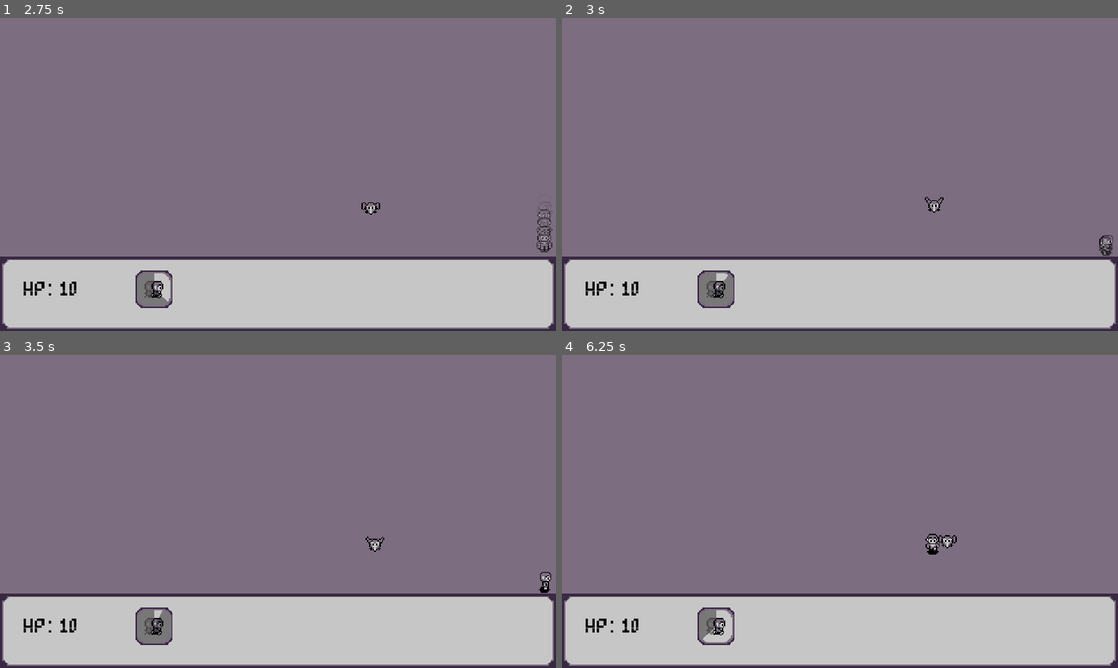
Above: before the commit, frames 1-4 (two rows, left to right).
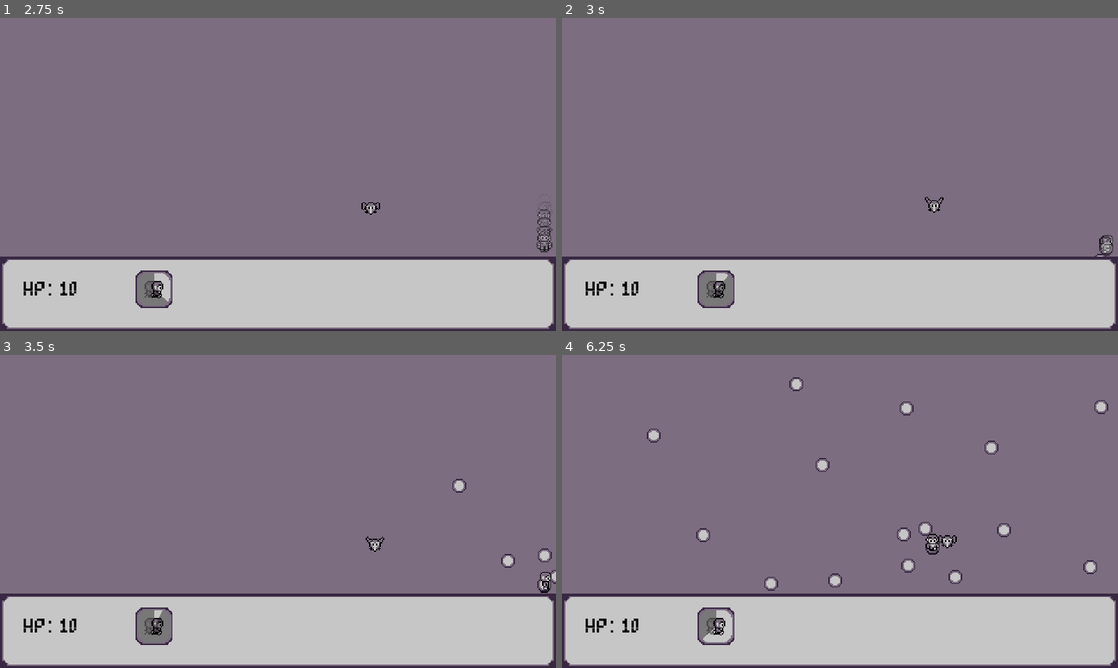
Above: after the commit, the same moments.

Repository: SantiagoBoscan07/Project-Cypher
Game: Godot game, scene res://Scenes/Menu/menu.tscn
Two runs of this game, one before a commit and one after it. Both use one fixed random seed, a clock stepped at 60 frames per second and the inputs below.
Inputs (mouse positions are in pixels of both pictures, inside the frame that each line leads up to):
- Up to frame 1 (2.75 s): click "Play Game" at 0.5 s; tap Enter at 1.25 s; move the mouse to (400, 158) at 1.27 s; hold Right (moveRight) 1.28-2.03 s; tap E (decipher) at 1.35, 2.3 s; click (400, 158) at 1.42 s; move the mouse to (166, 190) at 2.02 s; hold Down (moveDown) from 2.03 s (still down); tap Shift (dash) at 2.1 s
- Up to frame 2 (3 s): move the mouse to (895, 105) at 2.77 s; release Down (moveDown) at 2.78 s; hold Right (moveRight) from 2.78 s (still down); tap E (decipher) at 2.85 s
- Up to frame 3 (3.5 s): keep holding Right (moveRight)
- Up to frame 4 (6.25 s): move the mouse to (812, 574) at 3.52 s; release Right (moveRight) at 3.53 s; hold Up (moveUp) 3.53-4.28 s; tap Space (shoot) at 3.6 s; click (812, 574) at 3.67 s; tap E (decipher) at 3.8, 4.55, 5.1, 6.05 s; move the mouse to (1006, 558) at 4.27 s; hold Left (moveLeft) 4.28-5.78 s; tap Q (shuffle) at 4.35 s; move the mouse to (673, 464) at 5.02 s; move the mouse to (867, 511) at 5.77 s; hold Down (moveDown) from 5.78 s (still down); hold Shift (dash) from 5.78 s (still down); click (867, 511) at 5.92 s

Frame 1 is identical in both runs. In frame 2, less than 0.1% of the frame differs, in the area x 95-100%, y 71-77%; in frame 3, 0.3%; in frame 4, 1.0%, in the area x 15-99%, y 7-76%.

Commit message:
Added power ups to the bar timer
Power ups connected to the bar timer and made the bar timer restart every time a power up ended. Additionally added editability to the cypher code's array size and cypher amount.
Chris
Mack
Mario
Kevin

Diff:
--- a/project-cypher/Scenes/Menu/bar.tscn
+++ b/project-cypher/Scenes/Menu/bar.tscn
@@ -1,6 +1,7 @@
-[gd_scene load_steps=2 format=3 uid="uid://dhkmpvny5c00a"]
+[gd_scene load_steps=3 format=3 uid="uid://dhkmpvny5c00a"]
 
 [ext_resource type="Script" path="res://bar.gd" id="1_07emo"]
+[ext_resource type="Script" path="res://Scenes/Menu/node_2d.gd" id="2_luilw"]
 
 [node name="Bar" type="Control" node_paths=PackedStringArray("barTimer")]
 layout_mode = 3
@@ -13,7 +14,11 @@
 barTimer = NodePath("DecipherBarTimer")
 
 [node name="DecipherBarTimer" type="Timer" parent="."]
-wait_time = 10.0
+wait_time = 2.0
 one_shot = true
 
+[node name="Node2D" type="Node2D" parent="." node_paths=PackedStringArray("barTimer")]
+script = ExtResource("2_luilw")
+barTimer = NodePath("../DecipherBarTimer")
+
 [connection signal="timeout" from="DecipherBarTimer" to="." method="_on_decipher_bar_timer_timeout"]
--- /dev/null
+++ b/project-cypher/Scenes/Menu/node_2d.gd
@@ -0,0 +1,11 @@
+extends Node2D
+
+@export var barTimer: Timer
+
+# Called when the node enters the scene tree for the first time.
+func _ready():
+	Signals.connect("endPowerUp", endPowerUp)
+
+func endPowerUp():
+	#print("power down")
+	barTimer.start()
--- /dev/null
+++ b/project-cypher/Scenes/Player/end_power_up.gd
@@ -0,0 +1,15 @@
+extends Node2D
+
+@export var barTimer: Timer
+
+# Called when the node enters the scene tree for the first time.
+func _ready():
+	Signals.connect("endPowerUp", endPowerUp)
+
+func endPowerUp():
+	barTimer.start()
+
+
+# Called every frame. 'delta' is the elapsed time since the previous frame.
+func _process(delta):
+	pass
--- a/project-cypher/Scenes/Player/player.tscn
+++ b/project-cypher/Scenes/Player/player.tscn
@@ -194,7 +194,6 @@
 texture = ExtResource("1_gaql2")
 hframes = 4
 vframes = 8
-frame = 8
 
 [node name="Shadow" type="Sprite2D" parent="Body/Sprites"]
 z_index = -2
--- a/project-cypher/Scenes/Test/test.tscn
+++ b/project-cypher/Scenes/Test/test.tscn
@@ -111,6 +111,7 @@
 offset_top = 215.668
 offset_right = 162.635
 offset_bottom = 215.668
+waitTime = 1.0
 
 [node name="StateSwitch" type="Node" parent="UI/Canvas"]
 script = ExtResource("12_s65ei")
--- a/project-cypher/Scripts/Globals/Signals.gd
+++ b/project-cypher/Scripts/Globals/Signals.gd
@@ -17,3 +17,5 @@
 signal dashCooldownProgress(time: float)
 
 signal state_changed
+#signal to end powerup
+signal endPowerUp
--- a/project-cypher/Scripts/Player/Barrier.gd
+++ b/project-cypher/Scripts/Player/Barrier.gd
@@ -21,3 +21,4 @@
 func _on_barrier_timer_timeout() -> void:
 	turnOffSprite()
 	Hurtbox.isInvulnerable = false
+	Signals.emit_signal("endPowerUp")
--- a/project-cypher/Scripts/Player/Clone.gd
+++ b/project-cypher/Scripts/Player/Clone.gd
@@ -27,3 +27,4 @@
 	#print('Clone disappeared.')
 	cloneObject1.queue_free()
 	cloneObject2.queue_free()
+	Signals.emit_signal("endPowerUp")
--- a/project-cypher/Scripts/Player/ProjectileSpawner.gd
+++ b/project-cypher/Scripts/Player/ProjectileSpawner.gd
@@ -35,6 +35,8 @@
 
 func _on_bullet_storm_duration_timeout():
 	power_timer.stop()
+	if isPlayer:
+		Signals.emit_signal("endPowerUp")
 
 func timer():
 	power_timer.start()
--- a/project-cypher/bar.gd
+++ b/project-cypher/bar.gd
@@ -3,6 +3,8 @@
 @export var barTimer : Timer
 @export var waitTime : float = 10.0
 var inputPressed : bool = false
+var RandomPowerUp = RandomNumberGenerator.new()
+var powerInt: int
 
 #function that starts a timer
 #function if you press the decypher mode, is going to activate (for testing, just print(cypher activated))
@@ -16,6 +18,12 @@
 	if Input.is_action_just_pressed("decipher") and inputPressed:
 		print("Cypher Activated!")
 		# for showcase demo, select random number 1-3 and activate corresponding powerup
+		powerInt = RandomPowerUp.randi_range(1, 3)
+		match powerInt:
+			1: barrier()
+			2: clone()
+			3: storm()
+
 		inputPressed = false
 
 # Called every frame. 'delta' is the elapsed time since the previous frame.
@@ -24,3 +32,16 @@
 func _on_decipher_bar_timer_timeout() -> void:
 	print("Time out!")
 	inputPressed = true
+
+
+# If the button is pressed, the barrier will show up
+func barrier() -> void:
+	Signals.emit_signal("activateBarrier")
+
+# If the button is pressed, the clones will show up
+func clone() -> void:
+	Signals.emit_signal("activateClone")
+
+# If the button is pressed, the projectiles will show up
+func storm() -> void:
+	Signals.emit_signal("startStorm")
--- a/project-cypher/node_2d.gd
+++ b/project-cypher/node_2d.gd
@@ -3,16 +3,20 @@
 #Code should inherit Array of Random Number Cypher
 
 var CypherGenerator = RandomNumberGenerator.new()
-var cypherArray: Array[int] = [1, 1, 1] #will hold the cypher that gets generated
-var cypherDefault: Array[int] = [1, 1, 1] #holds array to check and make sure that cypher does not equal [1, 1, 1]
-
-
+var cypherArray: Array[int] #will hold the cypher that gets generated
+var cypherDefault: Array[int] #holds array to check and make sure that cypher does not equal [1, 1, 1]
+@export var arraySize: int = 3
+@export var cypherSize: int = 3
 
 
 func _ready():
 	#generate 1 number from 1-3 3x. Store each value in array[x,y,z]
 	# Instead of generating numbers in ready, they are going to be generated when the decipher button is pressed
 	# Add connectivity with the bar
+	for i in arraySize:
+		cypherArray.append(1)
+		cypherDefault.append(1)
+
 	Generate_Numbers()
 	while (cypherArray == cypherDefault):
 		Generate_Numbers()
@@ -21,6 +25,5 @@
 
 
 func Generate_Numbers():
-	cypherArray[0] = CypherGenerator.randi_range(1,3)
-	cypherArray[1] = CypherGenerator.randi_range(1,3)
-	cypherArray[2] = CypherGenerator.randi_range(1,3)
+	for i in arraySize:
+		cypherArray[i] = CypherGenerator.randi_range(1, cypherSize)
